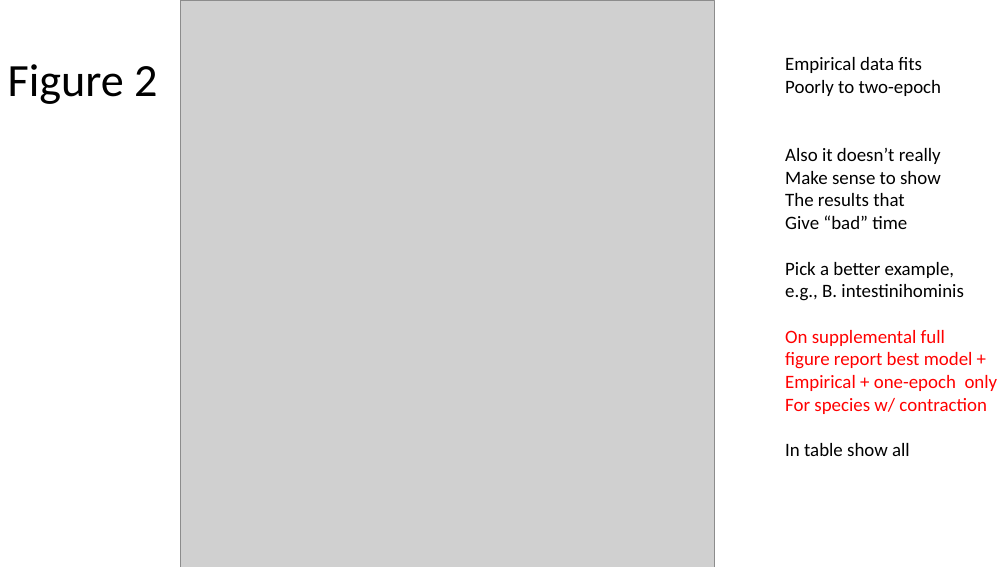
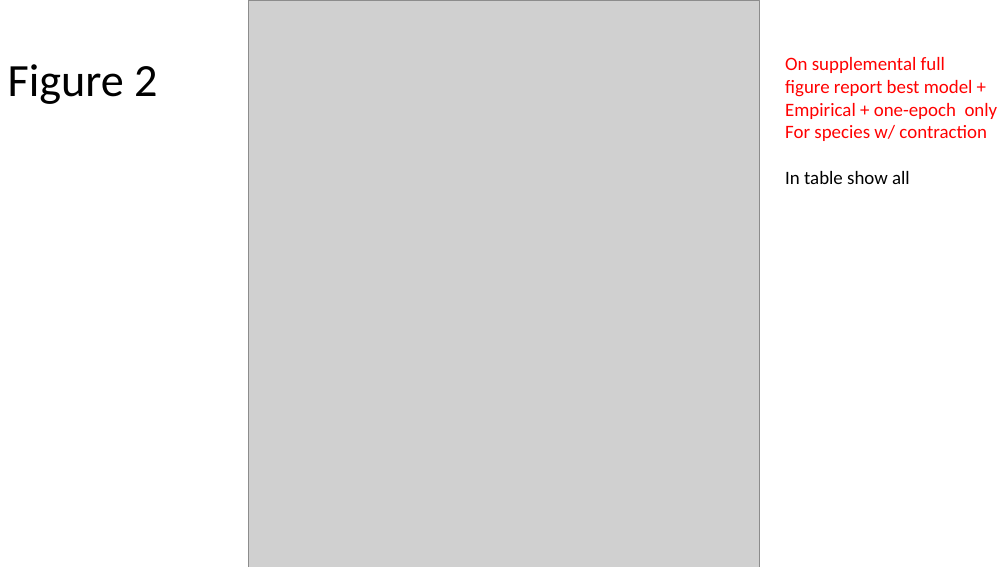
Before and after one commit to jon-mah/demo_for_ccgb, a slide deck: slide 3 of Summary/20220822_microbiome_demographic_slides.pptx. Drawn at 1008x567 pixels with LibreOffice and Linux fonts; fonts in the diff are those of the drawing; grey boxes stand for pictures. Boxes give left, top, right and bottom in pixels: in the first picture for what was removed or moved away, otherwise in the second. Text is boxed around its words. In the diff, an @@ line names an element or a change of style, - is before the commit and + after.

```diff
--- a/Summary/20220822_microbiome_demographic_slides.pptx
+++ b/Summary/20220822_microbiome_demographic_slides.pptx
@@ picture: place and size @@
-picture at (181, 0, 715, 567)
+picture at (249, 0, 760, 567)
@@ text at (785, 57, 963, 301): paragraphs removed @@
-Empirical data fits
-Poorly to two-epoch
-Also it doesn’t really
-Make sense to show
-The results that
-Give “bad” time
-Pick a better example,
-e.g., B. intestinihominis
```
Also in this commit, not shown: 4 other slides changed, 2 slides added, 7 slides removed, 4 other files.
